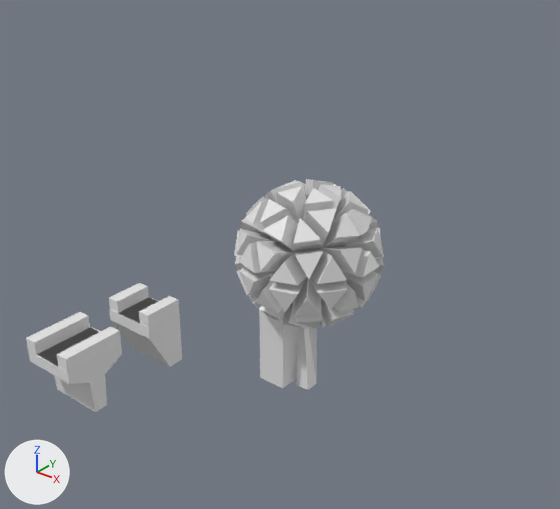
The Blender file raw/props.blend, before and after one commit.
Before and after are seen from a camera (50 mm lens) standing at (52.8, -71.7, 61.9) and looking at (-0.9, -4.5, 20.3). The axes (+X, +Y, +Z) are drawn at lower left. The lights are the same throughout.

Before the edit, the objects in view are built like this:
```python
me_bridge_front = bpy.data.meshes.new('bridge_front')
me_bridge_front.from_pydata([(-1.0, -1.05, 0.0), (1.0, -1.05, 0.0), (-1.0, 0.73, 0.0), (1.0, 0.73, 0.0)], [], [(0, 1, 3, 2)])
me_bridge_front_001 = bpy.data.meshes.new('bridge_front.001')
me_bridge_front_001.from_pydata(...)  # 28 vertices, 22 faces; spans x -4.5..4.5, y -6.48..0.0, z -9.0..1.99
me_cube_003 = bpy.data.meshes.new('Cube.003')
me_cube_003.from_pydata(...)  # 40 vertices, 34 faces; spans x -4.5..4.5, y -0.06..9.59, z -9.0..1.99
me_plane = bpy.data.meshes.new('Plane')
me_plane.from_pydata([(-1.0, -1.59, 0.0), (1.0, -1.59, 0.0), (-1.0, 1.03, 0.0), (1.0, 1.03, 0.0)], [], [(0, 1, 3, 2)])
me_tree = bpy.data.meshes.new('Tree')
me_tree.from_pydata(...)  # 290 vertices, 326 faces; spans x -9.3..9.3, y -9.4..9.4, z -1.0..28.4
me_tree.materials.append(mat_material)  # white #e7e7e7
me_treecollision = bpy.data.meshes.new('TreeCollision')
me_treecollision.from_pydata(...)  # a box spanning x -1.0..1.0, y -1.0..1.0, z -1.0..18.9
ob_bridge_front = bpy.data.objects.new('bridge_front', me_bridge_front_001)
ob_bridge_front.location = (-30.0, 1.0, 1.0)
ob_bridge_front_col = bpy.data.objects.new('bridge_front_col', me_bridge_front)
ob_bridge_front_col.location = (-30.0, -1.6, 1.0)
ob_bridge_front_col.scale = (2.47, 3.76, 1.0)
ob_bridgemiddle = bpy.data.objects.new('BridgeMiddle', me_cube_003)
ob_bridgemiddle.location = (-30.0, -20.4, 1.0)
ob_bridgemiddle_col = bpy.data.objects.new('BridgeMiddle_col', me_plane)
ob_bridgemiddle_col.location = (-30.0, -14.6, 1.0)
ob_bridgemiddle_col.scale = (2.47, 3.76, 1.0)
ob_tree = bpy.data.objects.new('Tree', me_tree)
ob_tree.location = (0.2, 0.0, 0.0)
ob_treecol = bpy.data.objects.new('TreeCol', me_treecollision)
ob_treecol.location = (-3.6, -1.0, 0.2)
ob_treecol.scale = (2.02, 2.02, 1.0)
```
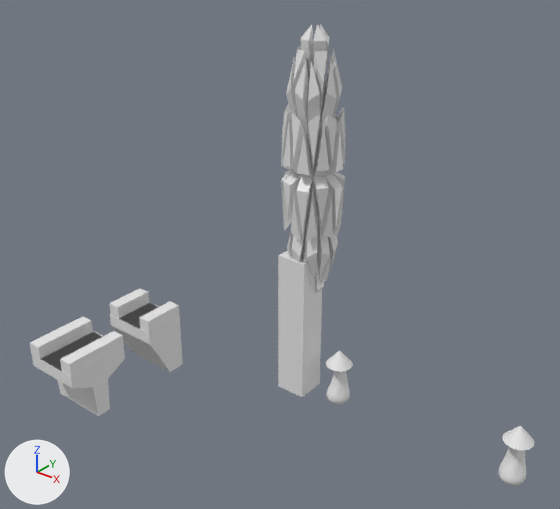
What changed in the scene script:
```text
Change me_tree:
    where me_tree.from_pydata(...)  # 290 vertices, 326 faces; spans x -9.3..9.3, y -9.4..9.4, z -1.0..28.4
    used by ob_tree; location = (0.2, 0.0, 0.0)
    me_tree part 1: the loose piece of 282 vertices spanning x -9.3..9.3, y -9.4..9.4, z 9.5..28.4 is scaled about its middle by (0.41, 0.41, 1.82), then moved by (0.4, 0.0, 11.3)
Add me_icosphere:
    me_icosphere.from_pydata(...)  # 280 vertices, 276 faces; spans x -1.61..1.89, y -1.95..1.57, z -1.63..6.81
Add col_guy:
    col_guy = bpy.data.collections.new('Guy')
    col_guy.instance_offset = (30.0, 0.0, 0.0)
    col_guy.objects.link(ob_icosphere)
Change ob_treecol:
    ob_treecol.location: (-3.6, -1.0, 0.2) -> (-0.3, -1.0, 0.2)
Change ob_bridge_front:
    ob_bridge_front.location: (-30.0, 1.0, 1.0) -> (-30.0, 1.0, 0.0)
Change ob_bridge_front_col:
    ob_bridge_front_col.location: (-30.0, -1.6, 1.0) -> (-30.0, -1.6, 0.0)
Change ob_bridgemiddle:
    ob_bridgemiddle.location: (-30.0, -20.4, 1.0) -> (-30.0, -20.0, 0.0)
Change ob_bridgemiddle_col:
    ob_bridgemiddle_col.location: (-30.0, -14.6, 1.0) -> (-30.0, -14.2, 0.0)
Add ob_icosphere:
    ob_icosphere = bpy.data.objects.new('Icosphere', me_icosphere)
    ob_icosphere.location = (30.0, 0.0, 0.0)
Add ob_guy:
    ob_guy = bpy.data.objects.new('Guy', None)
    ob_guy.location = (5.4, 0.0, 0.0)
    ob_guy.instance_type = 'COLLECTION'
    ob_guy.instance_collection = col_guy
```

Location of each change, (x1, y1, x2, y2) in pixels of the pictures (560 x 509 px; the box of a moved part takes in the faces that stretch with it):
'Tree', reshaped
    before: (234, 179, 384, 390)
    after: (281, 23, 345, 293)
'TreeCol', moved
    before: (259, 309, 299, 388)
    after: (278, 247, 322, 397)
'BridgeMiddle', moved
    before: (26, 312, 122, 412)
    after: (30, 316, 125, 416)
'bridge_front', moved
    before: (109, 283, 182, 367)
    after: (109, 288, 183, 372)
'Icosphere', added
    after: (498, 426, 534, 486)
'Guy', added
    after: (326, 351, 353, 405)
'BridgeMiddle_col', moved
    before: (37, 327, 101, 367)
    after: (40, 331, 103, 371)
'bridge_front_col', moved
    before: (118, 297, 158, 323)
    after: (119, 303, 159, 329)
part 1 of me_tree, moved or reshaped
    before: (234, 179, 384, 329)
    after: (281, 23, 345, 293)
